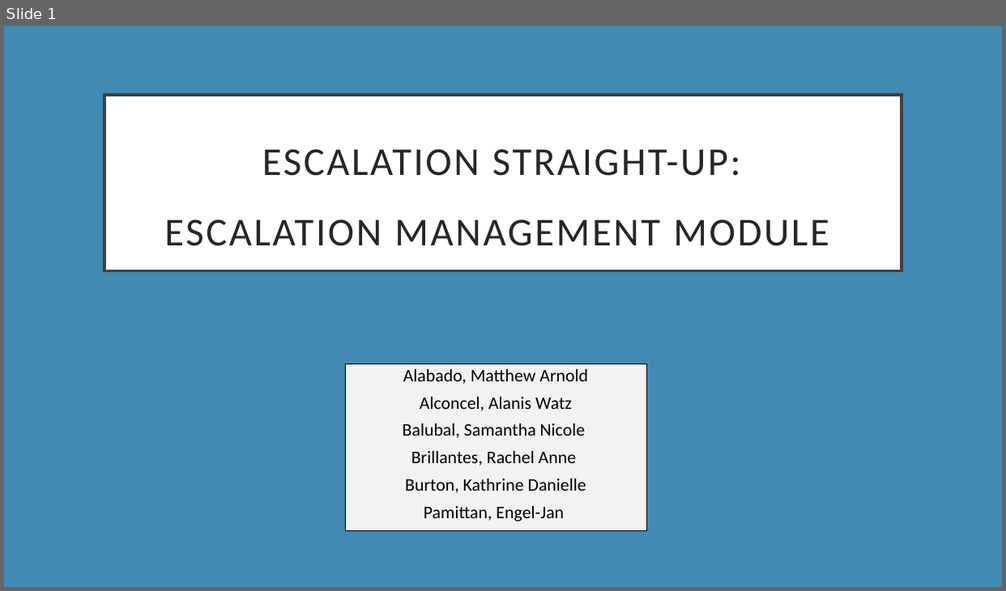
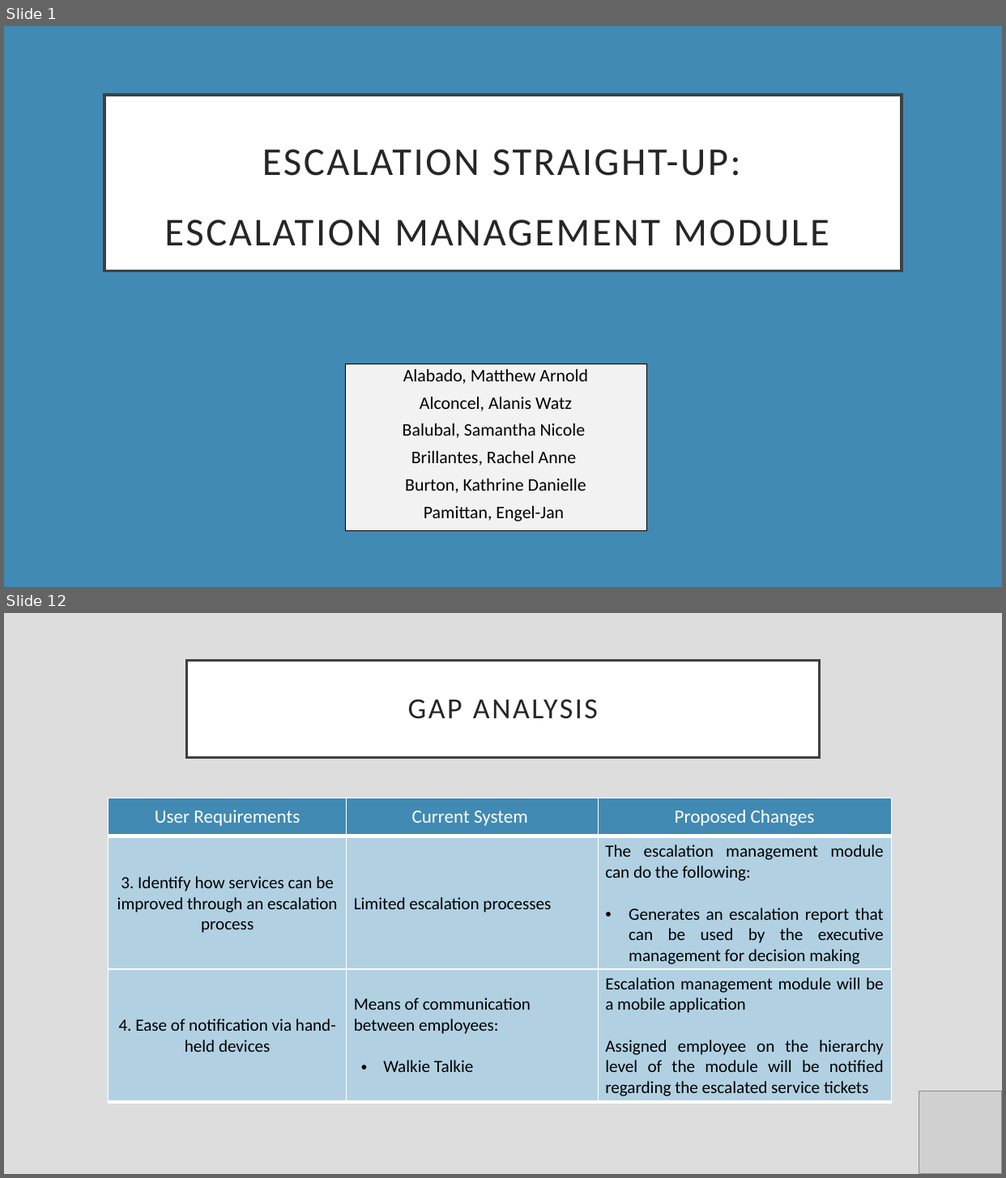
Before and after one commit to jsdelivrbot/H-Escalation, a slide deck: Documentation/For Finals/CSPROJ_FinalPresentation_Edited.pptx. Shown one above the other, each under a label of ours: slide 1 before the commit, slides 1 and 12 after it; the slides between them are not shown. The pictures are 1006x591 and 1006x1178 pixels, drawn with LibreOffice and Linux fonts; fonts in the diff are those of the drawing; grey boxes stand for pictures; background and template pictures are left out. Boxes give left, top, right and bottom in pixels: in the first picture for what was removed or moved away, otherwise in the second. Text is boxed around its words. In the diff, an @@ line names an element or a change of style, - is before the commit and + after.

```diff
--- a/Documentation/For Finals/CSPROJ_FinalPresentation_Edited.pptx
+++ b/Documentation/For Finals/CSPROJ_FinalPresentation_Edited.pptx
@@ slide 12 added at box(4, 613, 1002, 1174), background #DDDDDD @@
@@ title added at box(187, 660, 819, 757), fill #FFFFFF, outline #404040 2.5 pt, 28 pt, text #262626 @@
+GAP ANALYSIS
@@ table added at box(108, 798, 891, 836), 1 rows, 3 columns @@
+User Requirements | Current System | Proposed Changes
@@ table added at box(108, 837, 891, 969), 1 rows, 3 columns @@
+3. Identify how services can be improved through an escalation process | Limited escalation processes | The escalation management module can do the following: / Generates an escalation report that can be used by the executive management for decision making
@@ table added at box(108, 970, 891, 1101), 1 rows, 3 columns @@
+4. Ease of notification via hand-held devices | Means of communication between employees: / Walkie Talkie | Escalation management module will be a mobile application / Assigned employee on the hierarchy level of the module will be notified regarding the escalated service tickets
@@ picture added at box(919, 1093, 1002, 1174) @@
```
Also in this commit, not shown: 14 slides changed, 1 other slide added.
